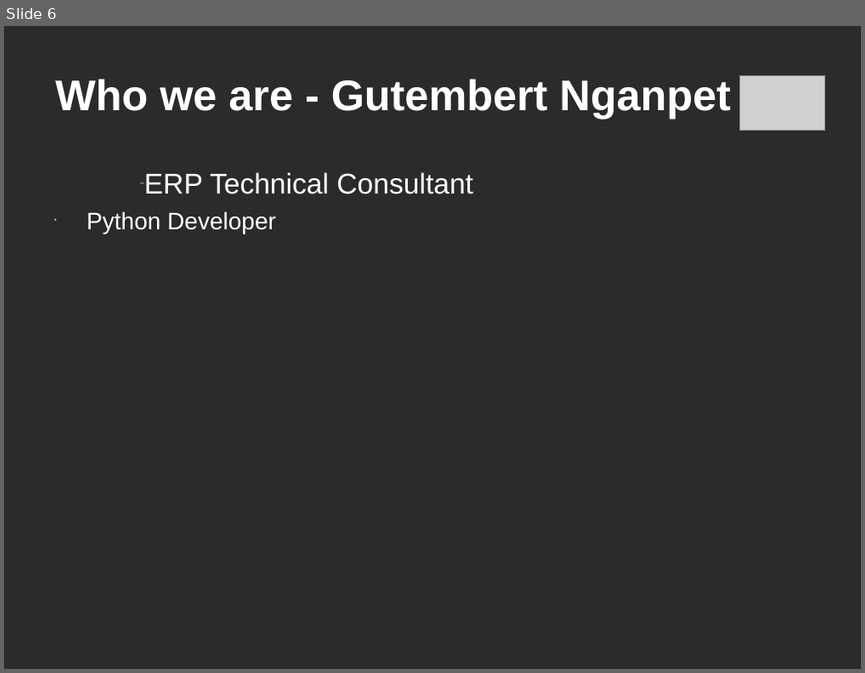
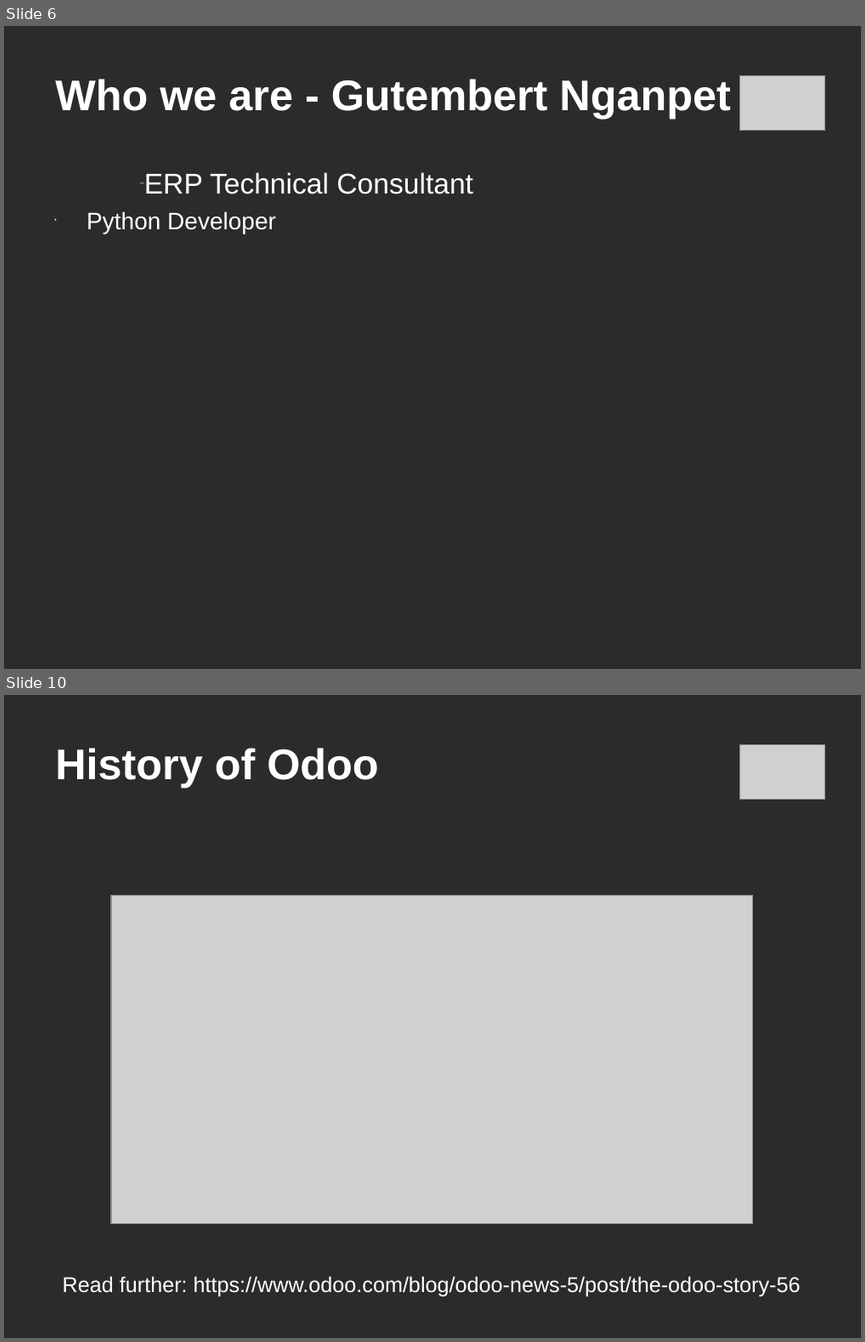
Before and after one commit to c-goosen/ctpug_11_july, a slide deck: Presentation/ctpug-odoo-11_july.ppt. Shown one above the other, each under a label of ours: slide 6 before the commit, slides 6 and 10 after it; the slides between them are not shown. The pictures are 865x673 and 865x1342 pixels, drawn with LibreOffice and Linux fonts; fonts in the diff are those of the drawing; grey boxes stand for pictures; background and template pictures are left out; a plain dark background stands for a picture behind light text. Boxes give left, top, right and bottom in pixels: in the first picture for what was removed or moved away, otherwise in the second. Text is boxed around its words. In the diff, an @@ line names an element or a change of style, - is before the commit and + after.

```diff
--- a/Presentation/ctpug-odoo-11_july.ppt
+++ b/Presentation/ctpug-odoo-11_july.ppt
@@ slide 10 added at (4,695,861,1338), background picture (left out) @@
@@ picture added at (739,744,825,800) @@
@@ title added at (55,748,378,788), 36 pt, text #FFFFFF, bold @@
+History of Odoo
@@ picture added at (111,895,753,1223) @@
@@ text added at (63,1276,800,1296), 18 pt, text #FFFFFF @@
+Read further: https://www.odoo.com/blog/odoo-news-5/post/the-odoo-story-56
```
Also in this commit, not shown: 8 other slides added, 5 other files.
